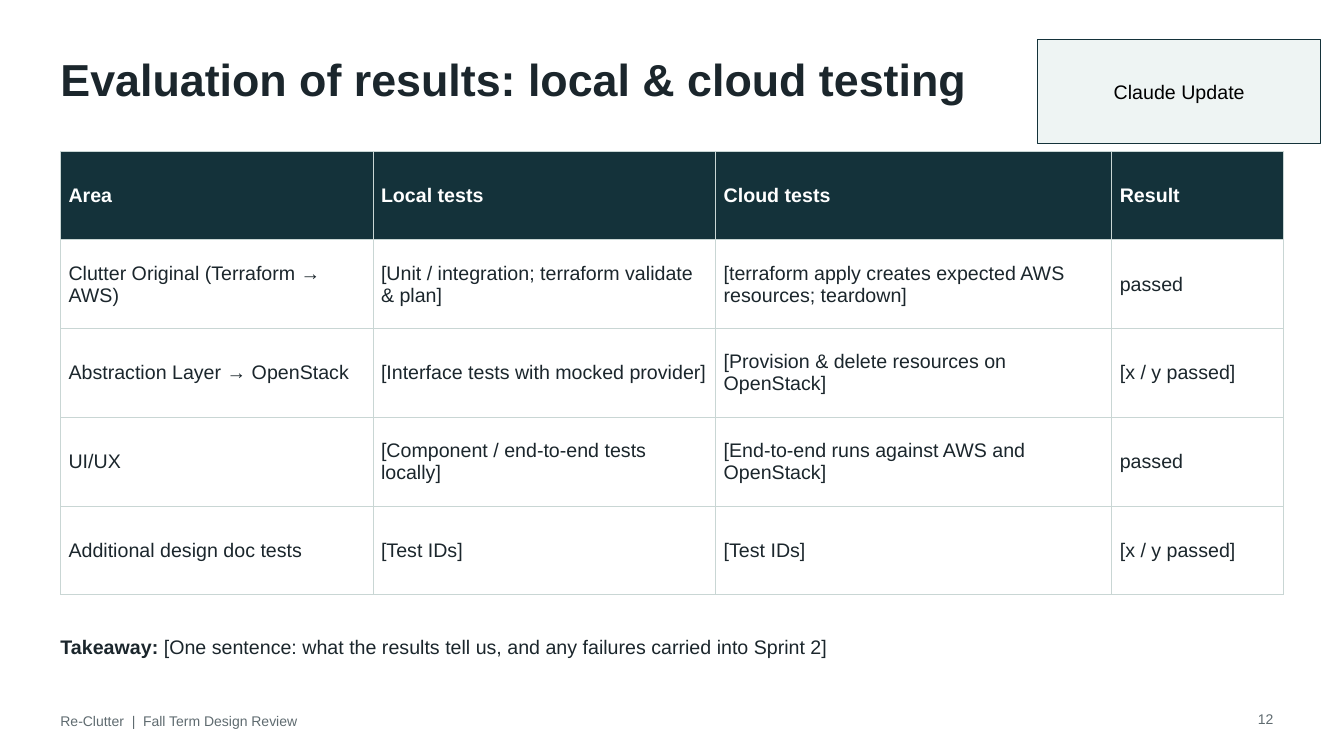
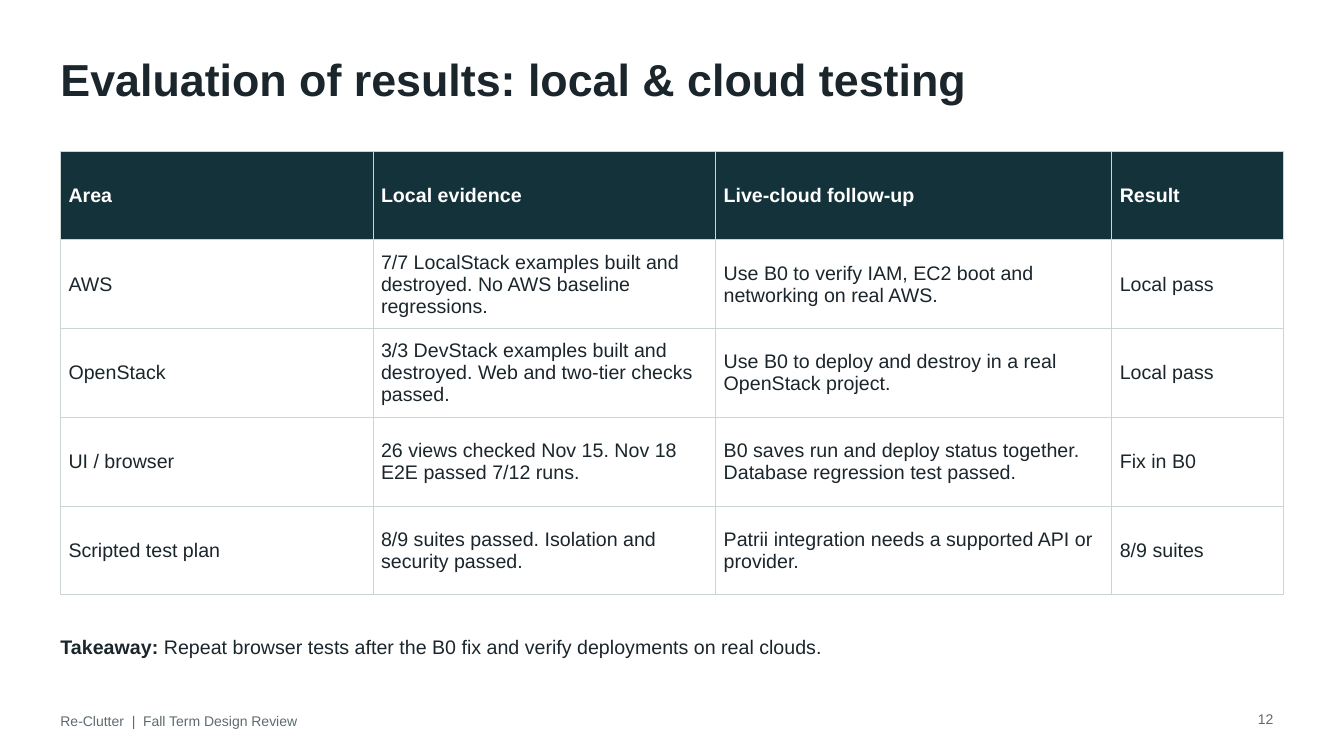
Before and after one commit to Alberta2514640/clutter, a slide deck: slide 12 of deliverables/Re-Clutter_Fall_Design_Review_Software.pptx. Drawn at 1344x756 pixels with LibreOffice and Linux fonts; fonts in the diff are those of the drawing. Boxes give left, top, right and bottom in pixels: in the first picture for what was removed or moved away, otherwise in the second. Text is boxed around its words. In the diff, an @@ line names an element or a change of style, - is before the commit and + after.

Commit message:
Finish fall design review slides

```diff
--- a/deliverables/Re-Clutter_Fall_Design_Review_Software.pptx
+++ b/deliverables/Re-Clutter_Fall_Design_Review_Software.pptx
@@ rectangle removed at [1038, 39, 1321, 143] @@
-Claude Update
@@ table at [60, 151, 1284, 576] @@
-row 1, column 2: Local tests
+row 1, column 2: Local evidence
-row 1, column 3: Cloud tests
+row 1, column 3: Live-cloud follow-up
-row 2: Clutter Original (Terraform → AWS) | [Unit / integration; terraform validate & plan] | [terraform apply creates expected AWS resources; teardown] | passed
+row 2: AWS | 7/7 LocalStack examples built and destroyed. No AWS baseline regressions. | Use B0 to verify IAM, EC2 boot and networking on real AWS. | Local pass
-row 3: Abstraction Layer → OpenStack | [Interface tests with mocked provider] | [Provision & delete resources on OpenStack] | [x / y passed]
+row 3: OpenStack | 3/3 DevStack examples built and destroyed. Web and two-tier checks passed. | Use B0 to deploy and destroy in a real OpenStack project. | Local pass
-row 4: UI/UX | [Component / end-to-end tests locally] | [End-to-end runs against AWS and OpenStack] | passed
+row 4: UI / browser | 26 views checked Nov 15. Nov 18 E2E passed 7/12 runs. | B0 saves run and deploy status together. Database regression test passed. | Fix in B0
-row 5: Additional design doc tests | [Test IDs] | [Test IDs] | [x / y passed]
+row 5: Scripted test plan | 8/9 suites passed. Isolation and security passed. | Patrii integration needs a supported API or provider. | 8/9 suites
@@ text at [60, 639, 821, 658]: text changed @@
-Takeaway: [One sentence: what the results tell us, and any failures carried into Sprint 2]
+Takeaway: Repeat browser tests after the B0 fix and verify deployments on real clouds.
```
Also in this commit, not shown: 13 other slides changed, 1 slide added, 1 slide removed.
